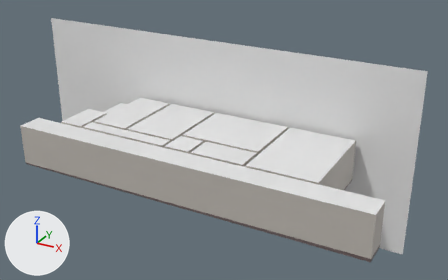
A saved change to the FBX model Assets/Models/Apartment/Apartment Walls.fbx.
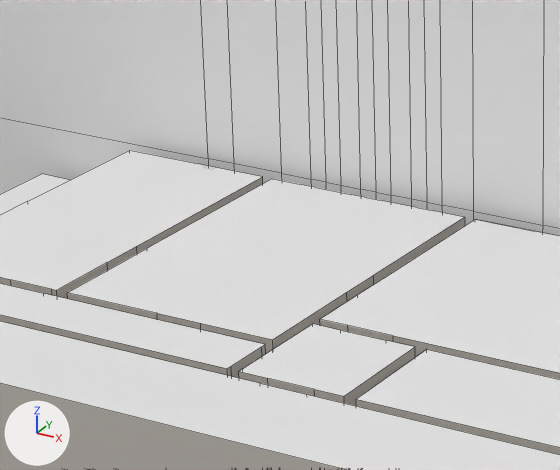
Old and new are each drawn whole from a 50 mm camera at (22.63, -31.89, 19.9) aimed at (3.18, 3.48, 2.21) and again close up on the part from 25% to 53% of the width and 23% to 60% of the height. The lights are fixed; the arrows at lower left show +X, +Y and +Z. The close-ups show mesh edges as thin lines. Where no turn or scale is listed for an object, it has been applied to the vertices. Vertices at the same position are counted once.

The older version as bpy lines, for what is in view:
```python
me_plane_007 = bpy.data.meshes.new('Plane.007')
me_plane_007.from_pydata(...)  # 1332 vertices, 1115 faces; spans x -14.9..15.9, y -2.9..6.4, z -5.0..8.4
# faces by material slot: [279, 21, 756, 10, 49]
me_plane_007.materials.append(mat_walls)  # light grey #c0bbb3
me_plane_007.materials.append(mat_floor)  # brown #826e61
me_plane_007.materials.append(mat_framing)  # grey #726161
me_plane_007.materials.append(mat_ceiling)  # white #e7e7e7
me_plane_007.materials.append(mat_exterior)  # white #e7e7e7
ob_walls = bpy.data.objects.new('Walls', me_plane_007)
ob_walls.location = (0.0, 0.0, 0.0)
```
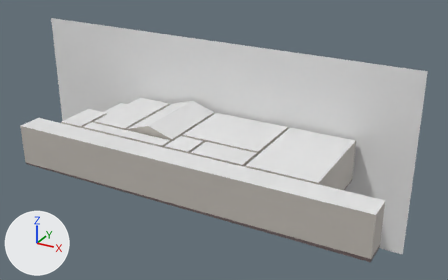
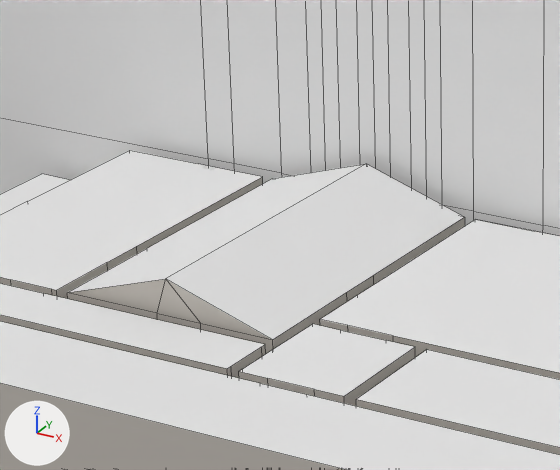
Location of each change, (x1, y1, x2, y2) in pixels of the close-ups (560 x 470 px):
part 1 of me_plane_007, added
    after: (67, 164, 464, 340)

Diff of the bpy script that builds the scene:
```diff
--- a/Assets/Models/Apartment/Apartment Walls.fbx.py
+++ b/Assets/Models/Apartment/Apartment Walls.fbx.py
@@ me_plane_007 @@
 # used by ob_walls; location = (0.0, 0.0, 0.0)
-me_plane_007.from_pydata(...)  # 1332 vertices, 1115 faces; spans x -14.9..15.9, y -2.9..6.4, z -5.0..8.4
+me_plane_007.from_pydata(...)  # 1334 vertices, 1123 faces; spans x -14.9..15.9, y -2.9..6.4, z -5.0..8.4
+# me_plane_007 part 1: 2 vertices added at x -1.0, y 0.3..6.1, z 3.6
 me_plane_007.materials.append(mat_walls)
```
